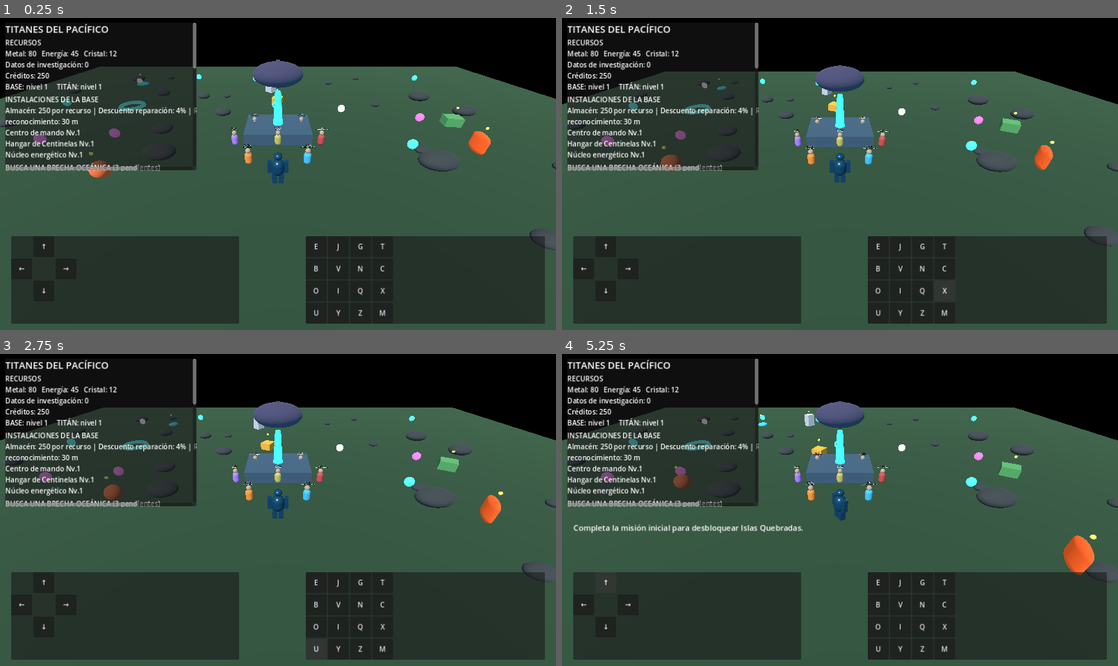
Above: before the commit, frames 1-4 (two rows, left to right).
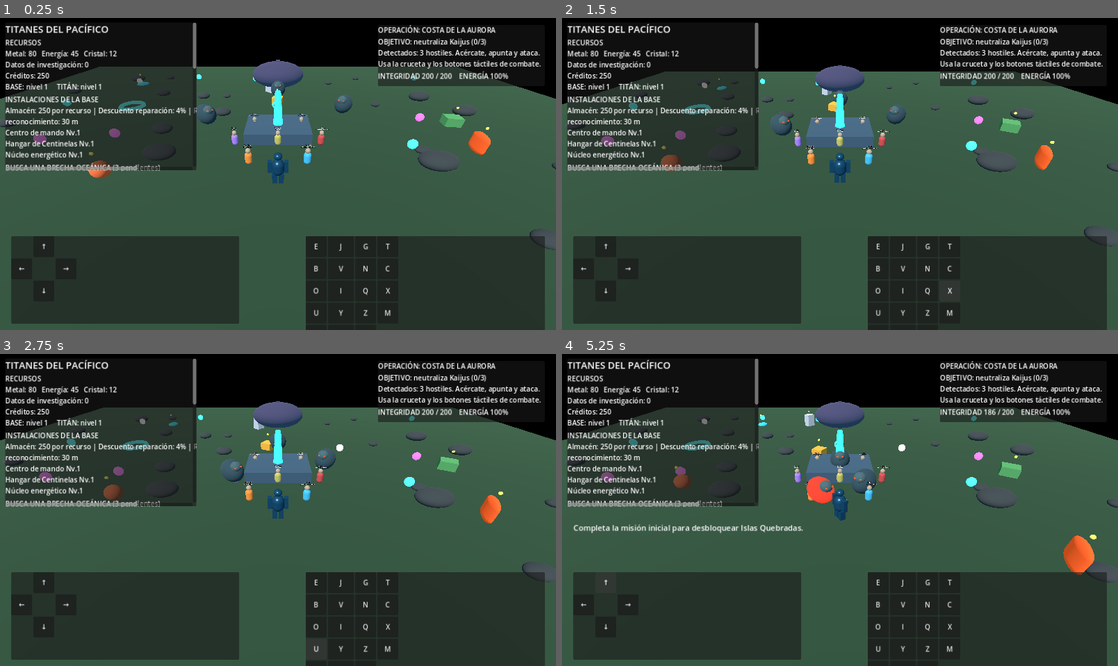
Above: after the commit, the same moments.

Repository: edwjacpinros2012-dev/Titanes-del-Pac-fico-
Game: Godot game, scene res://scenes/main.tscn
Two runs of this game, one before a commit and one after it. Both use one fixed random seed, a clock stepped at 60 frames per second and the inputs below.
Inputs:
- Up to frame 1 (0.25 s): no input
- Up to frame 2 (1.5 s): click "Q" at 0.5 s; click "X" at 1.25 s
- Up to frame 3 (2.75 s): click "U" at 2 s
- Up to frame 4 (5.25 s): click "Y" at 2.75 s; click "Z" at 3.5 s; click "M" at 4.25 s; click "↑" at 5 s

The runs differ from the first frame. In frame 1, 4.0% of the frame differs, in the area x 35-98%, y 2-100%; in frame 2, 3.7%; in frame 3, 3.8%; in frame 4, 3.9%.

Commit message:
Add playable field combat vertical slice

Diff:
--- a/scenes/main.tscn
+++ b/scenes/main.tscn
@@ -1,6 +1,10 @@
 [gd_scene load_steps=2 format=3]
 
 [ext_resource type="Script" path="res://scripts/main.gd" id="1_main"]
+[ext_resource type="Script" path="res://scripts/combat/field_combat_director.gd" id="2_combat"]
 
 [node name="TitanesDelPacifico" type="Node3D"]
 script = ExtResource("1_main")
+
+[node name="FieldCombatDirector" type="Node3D" parent="."]
+script = ExtResource("2_combat")
--- /dev/null
+++ b/scripts/combat/field_combat_director.gd
@@ -0,0 +1,108 @@
+extends Node3D
+class_name FieldCombatDirector
+
+signal mission_completed(reward: Dictionary)
+
+const KaijuScript = preload("res://scripts/combat/field_kaiju.gd")
+const REQUIRED_DEFEATS := 3
+
+var player: Node3D
+var defeated_count := 0
+var status_text := ""
+var mission_finished := false
+var hud_label: Label
+var health_label: Label
+var save_timer := 0.0
+
+func _ready() -> void:
+	call_deferred("_begin_field_mission")
+
+func _process(delta: float) -> void:
+	save_timer += delta
+	if save_timer >= 60.0:
+		save_timer = 0.0
+		if is_instance_valid(GlobalState):
+			SaveSystem.save_game(GlobalState)
+	_update_hud()
+
+func _begin_field_mission() -> void:
+	var players := get_tree().get_nodes_in_group("player_titan")
+	if players.is_empty():
+		push_warning("FieldCombatDirector: no se encontró un Titán en el grupo player_titan.")
+		return
+	player = players[0] as Node3D
+	if player.has_signal("health_changed"):
+		player.health_changed.connect(_on_health_changed)
+	var layer := CanvasLayer.new()
+	layer.name = "CombatMissionHUD"
+	add_child(layer)
+	var panel := PanelContainer.new()
+	panel.anchor_left = 0.68
+	panel.anchor_top = 0.025
+	panel.anchor_right = 0.98
+	panel.anchor_bottom = 0.22
+	layer.add_child(panel)
+	var column := VBoxContainer.new()
+	panel.add_child(column)
+	var heading := Label.new()
+	heading.text = "OPERACIÓN: COSTA DE LA AURORA"
+	heading.add_theme_font_size_override("font_size", 16)
+	column.add_child(heading)
+	hud_label = Label.new()
+	hud_label.autowrap_mode = TextServer.AUTOWRAP_WORD_SMART
+	column.add_child(hud_label)
+	health_label = Label.new()
+	column.add_child(health_label)
+	_spawn_initial_wave()
+	_update_hud()
+
+func _spawn_initial_wave() -> void:
+	var offsets := [Vector3(-10, 0, -13), Vector3(10, 0, -17), Vector3(0, 0, -25)]
+	for index in range(REQUIRED_DEFEATS):
+		var kaiju := CharacterBody3D.new()
+		kaiju.set_script(KaijuScript)
+		kaiju.name = "Kaiju_%02d" % (index + 1)
+		kaiju.position = player.position + offsets[index]
+		kaiju.defeated.connect(_on_kaiju_defeated)
+		add_child(kaiju)
+
+func _on_kaiju_defeated(reward: Dictionary) -> void:
+	if mission_finished:
+		return
+	defeated_count += 1
+	for resource_id in reward:
+		GlobalState.add_resource(str(resource_id), int(reward[resource_id]))
+	if defeated_count >= REQUIRED_DEFEATS:
+		mission_finished = true
+		var completion_reward := {"metal": 20, "energy": 12}
+		for resource_id in completion_reward:
+			GlobalState.add_resource(str(resource_id), int(completion_reward[resource_id]))
+		SaveSystem.save_game(GlobalState)
+		status_text = "Objetivo cumplido. Recompensas guardadas en el perfil local."
+		mission_completed.emit(completion_reward)
+	else:
+		status_text = "Amenaza neutralizada. Recupera suministros y continúa."
+		SaveSystem.save_game(GlobalState)
+	_update_hud()
+
+func _on_health_changed(current: float, maximum: float) -> void:
+	if health_label:
+		health_label.text = "INTEGRIDAD %d / %d    ENERGÍA %d%%" % [roundi(current), roundi(maximum), roundi(player.energy)]
+	if current <= 0.0:
+		status_text = "TITÁN INCAPACITADO — reinicia la misión para volver a desplegar."
+	_update_hud()
+
+func _update_hud() -> void:
+	if hud_label == null:
+		return
+	var objective := "OBJETIVO: neutraliza Kaijus (%d/%d)" % [defeated_count, REQUIRED_DEFEATS]
+	if mission_finished:
+		objective = "MISIÓN COMPLETADA"
+	elif player != null and player.is_defeated:
+		objective = "TITÁN INCAPACITADO"
+	var controls := "SPACE: golpe | RMB/F: pulso (35 energía) | SHIFT: bloquear"
+	if OS.has_feature("mobile") or DisplayServer.is_touchscreen_available():
+		controls = "Usa la cruceta y los botones táctiles de combate."
+	hud_label.text = objective + "\n" + (status_text if not status_text.is_empty() else "Detectados: 3 hostiles. Acércate, apunta y ataca.") + "\n" + controls
+	if health_label and player != null:
+		health_label.text = "INTEGRIDAD %d / %d    ENERGÍA %d%%" % [roundi(player.health), roundi(player.max_health), roundi(player.energy)]
--- /dev/null
+++ b/scripts/combat/field_kaiju.gd
@@ -0,0 +1,137 @@
+extends CharacterBody3D
+class_name FieldKaiju
+
+signal defeated(reward: Dictionary)
+
+@export var max_health := 110.0
+@export var movement_speed := 2.8
+@export var detection_range := 42.0
+@export var attack_range := 3.4
+@export var attack_damage := 14.0
+
+var health := 110.0
+var target: Node3D
+var attack_cooldown := 0.0
+var windup := 0.0
+var home_position := Vector3.ZERO
+var is_dead := false
+var body_visual: MeshInstance3D
+
+func _ready() -> void:
+	add_to_group("field_kaiju")
+	health = max_health
+	home_position = global_position
+	_build_body()
+
+func _physics_process(delta: float) -> void:
+	if is_dead:
+		return
+	attack_cooldown = maxf(0.0, attack_cooldown - delta)
+	if not is_instance_valid(target):
+		var players := get_tree().get_nodes_in_group("player_titan")
+		if not players.is_empty():
+			target = players[0] as Node3D
+	if not is_instance_valid(target):
+		velocity.x = move_toward(velocity.x, 0.0, 8.0 * delta)
+		velocity.z = move_toward(velocity.z, 0.0, 8.0 * delta)
+		_apply_gravity(delta)
+		return
+	var offset := target.global_position - global_position
+	offset.y = 0.0
+	var distance := offset.length()
+	if distance > detection_range:
+		velocity.x = move_toward(velocity.x, 0.0, 8.0 * delta)
+		velocity.z = move_toward(velocity.z, 0.0, 8.0 * delta)
+	elif distance > attack_range:
+		windup = 0.0
+		var direction := offset.normalized()
+		velocity.x = direction.x * movement_speed
+		velocity.z = direction.z * movement_speed
+		rotation.y = atan2(direction.x, direction.z)
+	else:
+		velocity.x = move_toward(velocity.x, 0.0, 12.0 * delta)
+		velocity.z = move_toward(velocity.z, 0.0, 12.0 * delta)
+		if windup <= 0.0 and attack_cooldown <= 0.0:
+			windup = 0.55
+		elif windup > 0.0:
+			windup -= delta
+			if windup <= 0.0:
+				_attack_player(distance)
+	_apply_gravity(delta)
+	move_and_slide()
+
+func _apply_gravity(delta: float) -> void:
+	if not is_on_floor():
+		velocity.y -= 24.0 * delta
+	else:
+		velocity.y = 0.0
+
+func _attack_player(distance: float) -> void:
+	attack_cooldown = 1.8
+	if distance <= attack_range + 0.8 and is_instance_valid(target) and target.has_method("apply_damage"):
+		target.apply_damage(attack_damage)
+		_flash(Color(1.0, 0.12, 0.08))
+
+func receive_damage(amount: float) -> void:
+	if is_dead or amount <= 0.0:
+		return
+	health = maxf(0.0, health - amount)
+	_flash(Color(1.0, 0.68, 0.15))
+	if health <= 0.0:
+		is_dead = true
+		velocity = Vector3.ZERO
+		defeated.emit({"metal": 6, "energy": 3})
+		queue_free()
+
+func _build_body() -> void:
+	var collision := CollisionShape3D.new()
+	var shape := CapsuleShape3D.new()
+	shape.radius = 0.9
+	shape.height = 3.4
+	collision.shape = shape
+	collision.position.y = 1.7
+	add_child(collision)
+	body_visual = MeshInstance3D.new()
+	var body_mesh := SphereMesh.new()
+	body_mesh.radius = 1.25
+	body_mesh.height = 2.8
+	body_visual.mesh = body_mesh
+	body_visual.position.y = 1.7
+	body_visual.scale = Vector3(1.0, 0.9, 1.35)
+	body_visual.material_override = _material(Color(0.18, 0.28, 0.32))
+	add_child(body_visual)
+	var head := MeshInstance3D.new()
+	var head_mesh := SphereMesh.new()
+	head_mesh.radius = 0.62
+	head_mesh.height = 1.15
+	head.mesh = head_mesh
+	head.position = Vector3(0, 2.55, 1.05)
+	head.material_override = _material(Color(0.27, 0.38, 0.4))
+	add_child(head)
+	var eyes := MeshInstance3D.new()
+	var eye_mesh := BoxMesh.new()
+	eye_mesh.size = Vector3(0.85, 0.12, 0.12)
+	eyes.mesh = eye_mesh
+	eyes.position = Vector3(0, 2.65, 1.56)
+	eyes.material_override = _material(Color(1.0, 0.18, 0.08), true)
+	add_child(eyes)
+
+func _material(color: Color, glow := false) -> StandardMaterial3D:
+	var material := StandardMaterial3D.new()
+	material.albedo_color = color
+	if glow:
+		material.emission_enabled = true
+		material.emission = color
+		material.emission_energy_multiplier = 2.0
+	return material
+
+func _flash(color: Color) -> void:
+	if not is_instance_valid(body_visual):
+		return
+	body_visual.material_override = _material(color, true)
+	var tween := create_tween()
+	tween.tween_interval(0.12)
+	tween.tween_callback(func() -> void:
+		if is_instance_valid(body_visual) and not is_dead:
+			body_visual.material_override = _material(Color(0.18, 0.28, 0.32))
+	)
--- a/scripts/platform/platform_input.gd
+++ b/scripts/platform/platform_input.gd
@@ -9,7 +9,8 @@
 	["T", "evolve_titan"], ["B", "upgrade_base"], ["V", "base_select_next"],
 	["N", "base_upgrade_selected"], ["C", "market_toggle"],
 	["O", "tech_select_next"], ["I", "tech_research"],
-	["Q", "tactic_flank"], ["X", "tactic_guard"], ["U", "tactic_precision"], ["Y", "repair_titan"], ["Z", "talk_npc"], ["M", "expedition_toggle"]
+	["Q", "tactic_flank"], ["X", "tactic_guard"], ["U", "tactic_precision"], ["Y", "repair_titan"], ["Z", "talk_npc"], ["M", "expedition_toggle"],
+	["ATK", "titan_attack"], ["PULSO", "titan_special"]
 ]
 
 func _ready() -> void:
@@ -53,6 +54,7 @@
 	actions_panel.add_child(actions_grid)
 	for item in GAME_ACTIONS:
 		_add_tap_button(actions_grid, str(item[0]), str(item[1]))
+	_add_hold_button(actions_grid, "DEF", "titan_guard")
 
 func _add_spacer(parent: GridContainer) -> void:
 	var spacer := Control.new()
@@ -79,5 +81,6 @@
 	button.focus_mode = Control.FOCUS_NONE
 	button.pressed.connect(func() -> void:
 		action_tapped.emit(action_name)
+		get_tree().call_group("player_titan", "trigger_action", action_name)
 	)
 	parent.add_child(button)
--- a/scripts/titans/titan_controller.gd
+++ b/scripts/titans/titan_controller.gd
@@ -1,20 +1,44 @@
 extends CharacterBody3D
 class_name TitanController
+
+signal health_changed(current: float, maximum: float)
+signal attack_performed(special: bool)
+signal defeated
 
 @export var stats: TitanStats
 @export var acceleration: float = 18.0
 @export var gravity: float = 24.0
+@export var max_health: float = 200.0
+@export var attack_damage: float = 34.0
+@export var attack_range: float = 5.5
+@export var attack_cooldown: float = 0.8
+@export var special_damage: float = 72.0
+@export var special_range: float = 9.0
+@export var special_energy_cost: float = 35.0
 
 var input_enabled := true
 var sync_multiplier: float = 1.0
 var research_speed_multiplier: float = 1.0
 var damage_speed_multiplier: float = 1.0
+var health: float
+var energy: float = 100.0
+var attack_timer := 0.0
+var special_timer := 0.0
+var is_guarding := false
+var is_defeated := false
 
 func _ready() -> void:
+	add_to_group("player_titan")
+	health = max_health
 	_ensure_action("move_left", KEY_A)
 	_ensure_action("move_right", KEY_D)
 	_ensure_action("move_forward", KEY_W)
 	_ensure_action("move_back", KEY_S)
+	_ensure_action("titan_attack", KEY_SPACE)
+	_ensure_action("titan_special", KEY_F)
+	_ensure_action("titan_guard", KEY_SHIFT)
+	_ensure_mouse_action("titan_special", MOUSE_BUTTON_RIGHT)
+	health_changed.emit(health, max_health)
 
 func _ensure_action(action_name: String, keycode: Key) -> void:
 	if not InputMap.has_action(action_name):
@@ -26,8 +50,32 @@
 	key_event.physical_keycode = keycode
 	InputMap.action_add_event(action_name, key_event)
 
+func _ensure_mouse_action(action_name: String, button_index: MouseButton) -> void:
+	if not InputMap.has_action(action_name):
+		InputMap.add_action(action_name)
+	for existing in InputMap.action_get_events(action_name):
+		if existing is InputEventMouseButton and existing.button_index == button_index:
+			return
+	var mouse_event := InputEventMouseButton.new()
+	mouse_event.button_index = button_index
+	InputMap.action_add_event(action_name, mouse_event)
+
+func _unhandled_input(event: InputEvent) -> void:
+	if is_defeated:
+		return
+	if event.is_action_pressed("titan_attack"):
+		perform_attack(false)
+	elif event.is_action_pressed("titan_special"):
+		perform_attack(true)
+
+func _process(delta: float) -> void:
+	attack_timer = maxf(0.0, attack_timer - delta)
+	special_timer = maxf(0.0, special_timer - delta)
+	energy = minf(100.0, energy + 5.0 * delta)
+	is_guarding = not is_defeated and Input.is_action_pressed("titan_guard")
+
 func _physics_process(delta: float) -> void:
-	if not input_enabled:
+	if is_defeated:
 		velocity.x = move_toward(velocity.x, 0.0, acceleration * delta)
 		velocity.z = move_toward(velocity.z, 0.0, acceleration * delta)
 	else:
@@ -35,6 +83,8 @@
 		var direction := Vector3(input_vector.x, 0.0, input_vector.y).normalized()
 		var base_speed := stats.move_speed if stats else 7.0
 		var speed := base_speed * sync_multiplier * research_speed_multiplier * damage_speed_multiplier
+		if is_guarding:
+			speed *= 0.45
 		velocity.x = move_toward(velocity.x, direction.x * speed, acceleration * delta)
 		velocity.z = move_toward(velocity.z, direction.z * speed, acceleration * delta)
 	if not is_on_floor():
@@ -44,3 +94,77 @@
 	move_and_slide()
 	if Vector2(velocity.x, velocity.z).length() > 0.2:
 		rotation.y = lerp_angle(rotation.y, atan2(velocity.x, velocity.z), delta * 7.0)
+
+func trigger_action(action_name: String) -> void:
+	if action_name == "titan_attack":
+		perform_attack(false)
+	elif action_name == "titan_special":
+		perform_attack(true)
+
+func perform_attack(special: bool) -> bool:
+	if is_defeated or attack_timer > 0.0:
+		return false
+	if special and (special_timer > 0.0 or energy < special_energy_cost):
+		return false
+	var hit_count := 0
+	var hit_range := special_range if special else attack_range
+	var damage := special_damage if special else attack_damage
+	var facing := Vector3(sin(rotation.y), 0.0, cos(rotation.y))
+	for target in get_tree().get_nodes_in_group("field_kaiju"):
+		if not is_instance_valid(target) or not target is Node3D:
+			continue
+		var offset: Vector3 = target.global_position - global_position
+		offset.y = 0.0
+		if offset.length() > hit_range:
+			continue
+		if not special and offset.length() > 0.01 and facing.dot(offset.normalized()) < -0.15:
+			continue
+		if target.has_method("receive_damage"):
+			target.receive_damage(damage)
+			hit_count += 1
+	attack_timer = attack_cooldown if not special else 1.2
+	if special:
+		energy -= special_energy_cost
+		special_timer = 5.0
+	attack_performed.emit(special)
+	_spawn_attack_flash(special, hit_count > 0)
+	return true
+
+func apply_damage(amount: float) -> void:
+	if is_defeated or amount <= 0.0:
+		return
+	health = maxf(0.0, health - (amount * 0.35 if is_guarding else amount))
+	health_changed.emit(health, max_health)
+	if health <= 0.0:
+		is_defeated = true
+		input_enabled = false
+		defeated.emit()
+
+func restore_health(amount: float) -> void:
+	if amount <= 0.0:
+		return
+	is_defeated = false
+	input_enabled = true
+	health = minf(max_health, health + amount)
+	health_changed.emit(health, max_health)
+
+func _spawn_attack_flash(special: bool, connected: bool) -> void:
+	var flash := MeshInstance3D.new()
+	var mesh := SphereMesh.new()
+	mesh.radius = 1.0 if special else 0.65
+	mesh.height = mesh.radius * 2.0
+	flash.mesh = mesh
+	var material := StandardMaterial3D.new()
+	material.shading_mode = BaseMaterial3D.SHADING_MODE_UNSHADED
+	material.albedo_color = Color(0.15, 0.9, 1.0, 0.65) if special else Color(1.0, 0.48, 0.12, 0.8)
+	material.emission_enabled = true
+	material.emission = material.albedo_color
+	material.emission_energy_multiplier = 1.8
+	material.transparency = BaseMaterial3D.TRANSPARENCY_ALPHA
+	flash.material_override = material
+	flash.position = Vector3(0, 1.6, -1.6)
+	flash.scale = Vector3.ONE * (0.25 if connected else 0.16)
+	add_child(flash)
+	var tween := create_tween()
+	tween.tween_property(flash, "scale", Vector3.ONE * (1.7 if special else 1.1), 0.22)
+	tween.tween_callback(flash.queue_free)
